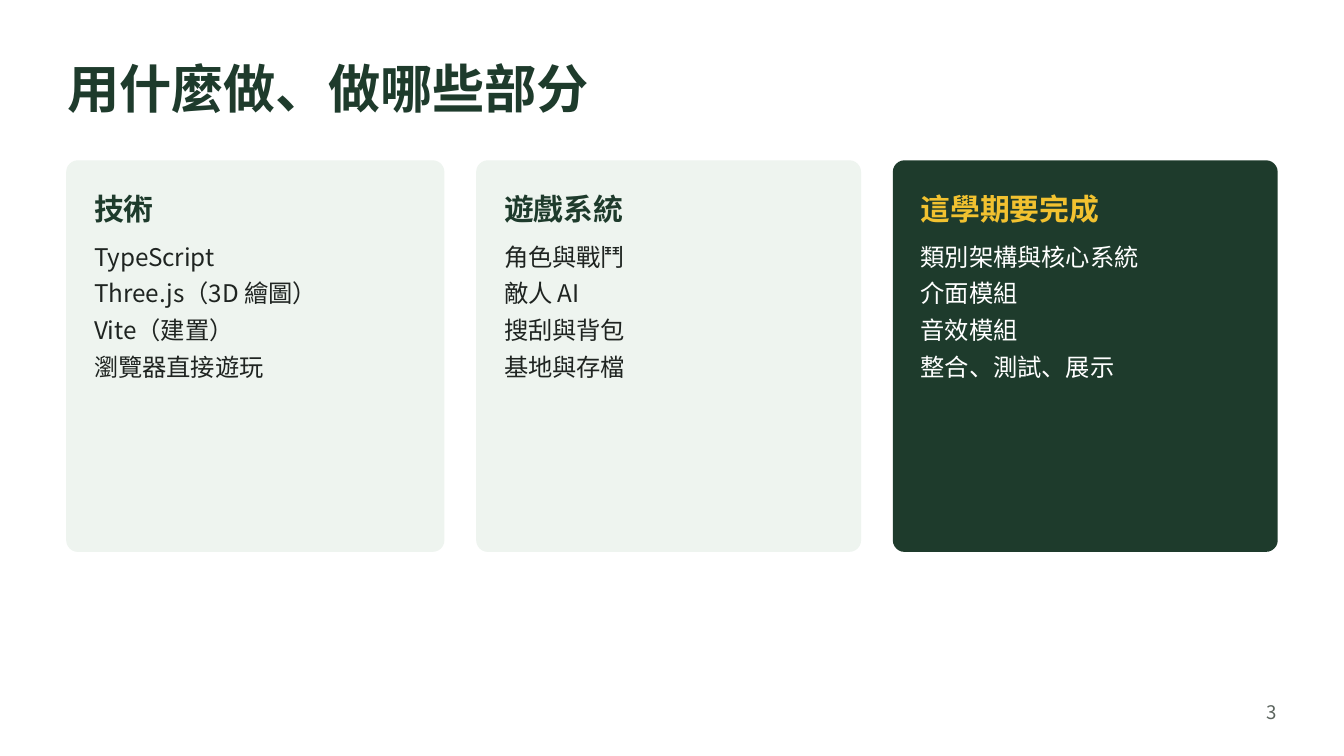
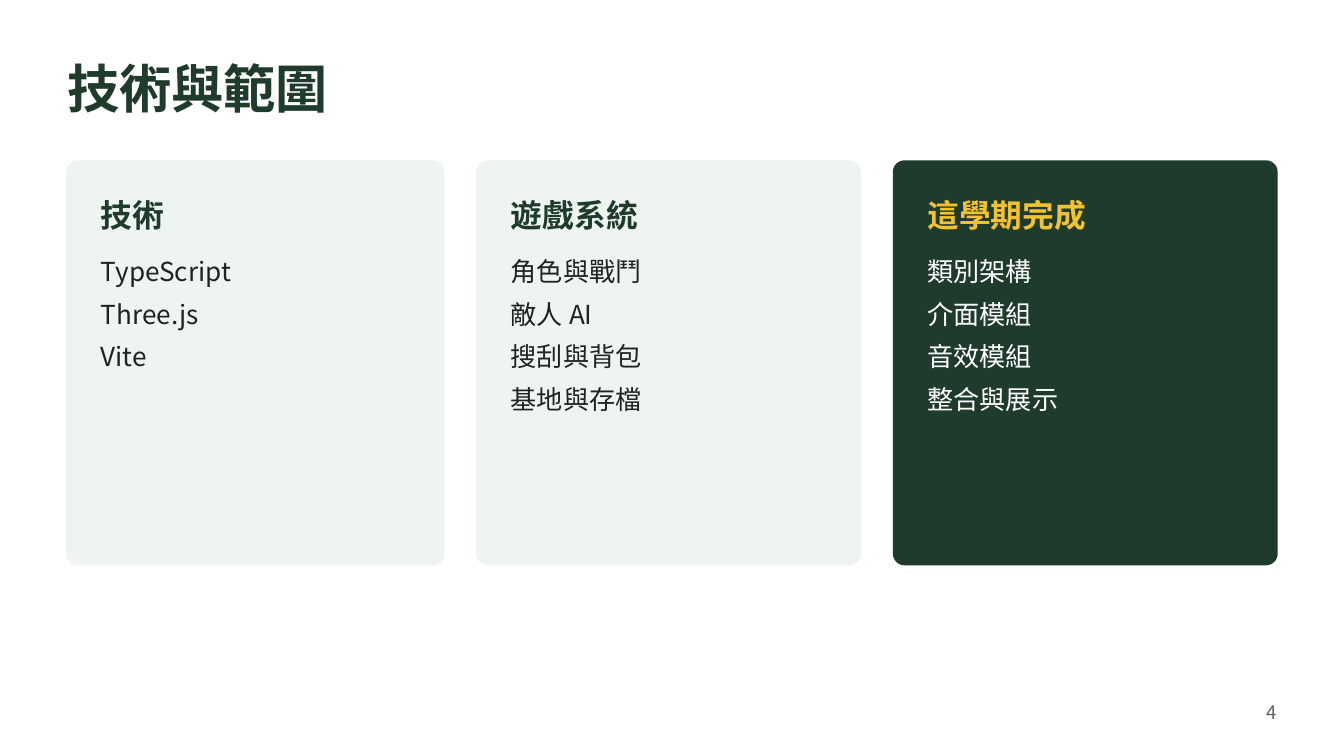
Before and after one commit to MoobyMoo/AOOP_Final_Project_Group_1, a slide deck: slide 4 of docs/AOOP_Group1_Build_Plan.pptx (slide 3 before the commit). Drawn at 1344x756 pixels with LibreOffice and Linux fonts; fonts in the diff are those of the drawing. Boxes give left, top, right and bottom in pixels: in the first picture for what was removed or moved away, otherwise in the second. Text is boxed around its words. In the diff, an @@ line names an element or a change of style, - is before the commit and + after.

```diff
--- a/docs/AOOP_Group1_Build_Plan.pptx
+++ b/docs/AOOP_Group1_Build_Plan.pptx
@@ text at [67, 63, 328, 113]: text changed @@
-用什麼做、做哪些部分
+技術與範圍
@@ rounded rectangle: place and size @@
-rounded rectangle at [67, 161, 444, 551]
+rounded rectangle at [67, 161, 444, 564]
@@ rounded rectangle: place and size @@
-rounded rectangle at [477, 161, 860, 551]
+rounded rectangle at [477, 161, 860, 564]
@@ rounded rectangle: place and size @@
-rounded rectangle at [894, 161, 1277, 551]
+rounded rectangle at [894, 161, 1277, 564]
@@ text "技術" at [101, 200, 165, 230]: size 16 to 17 pt @@
@@ text "技術": place and size @@
-text "技術" at [94, 194, 154, 223]
+text "技術" at [101, 200, 165, 230]
@@ text "遊戲系統": place and size @@
-text "遊戲系統" at [504, 194, 623, 223]
+text "遊戲系統" at [511, 200, 638, 230]
@@ text "遊戲系統" at [511, 200, 638, 230]: size 16 to 17 pt @@
@@ text at [927, 200, 1086, 230]: text changed; size 16 to 17 pt @@
-這學期要完成
+這學期完成
@@ text at [101, 261, 231, 287]: size 13 to 14 pt in "TypeScript"; more space between paragraphs @@
@@ text "TypeScript": place and size @@
-text "TypeScript" at [94, 247, 317, 378]
+text "TypeScript" at [101, 261, 231, 367]
@@ text "角色與戰鬥": place and size @@
-text "角色與戰鬥" at [504, 245, 625, 378]
+text "角色與戰鬥" at [511, 259, 642, 411]
@@ text "角色與戰鬥" at [511, 259, 642, 411]: size 13 to 14 pt; more space between paragraphs @@
@@ text at [927, 259, 1032, 283]: text changed; size 13 to 14 pt @@
-類別架構與核心系統
+類別架構
@@ text "類別架構": place and size @@
-text "類別架構" at [921, 245, 1139, 378]
+text "類別架構" at [927, 259, 1058, 411]
@@ text at [101, 303, 199, 367]: text changed; size 13 to 14 pt @@
-Three.js（3D 繪圖）
-Vite（建置）
-瀏覽器直接遊玩
+Three.js
+Vite
@@ text at [927, 302, 1032, 368]: size 13 to 14 pt in "介面模組", "音效模組"; more space between paragraphs @@
@@ text at [927, 387, 1058, 411]: text changed; size 13 to 14 pt @@
-整合、測試、展示
+整合與展示
@@ text at [1266, 705, 1276, 719]: text changed @@
-3
+4
```
Also in this commit, not shown: 6 other slides changed, 2 slides added, 1 slide removed, 4 other files.
